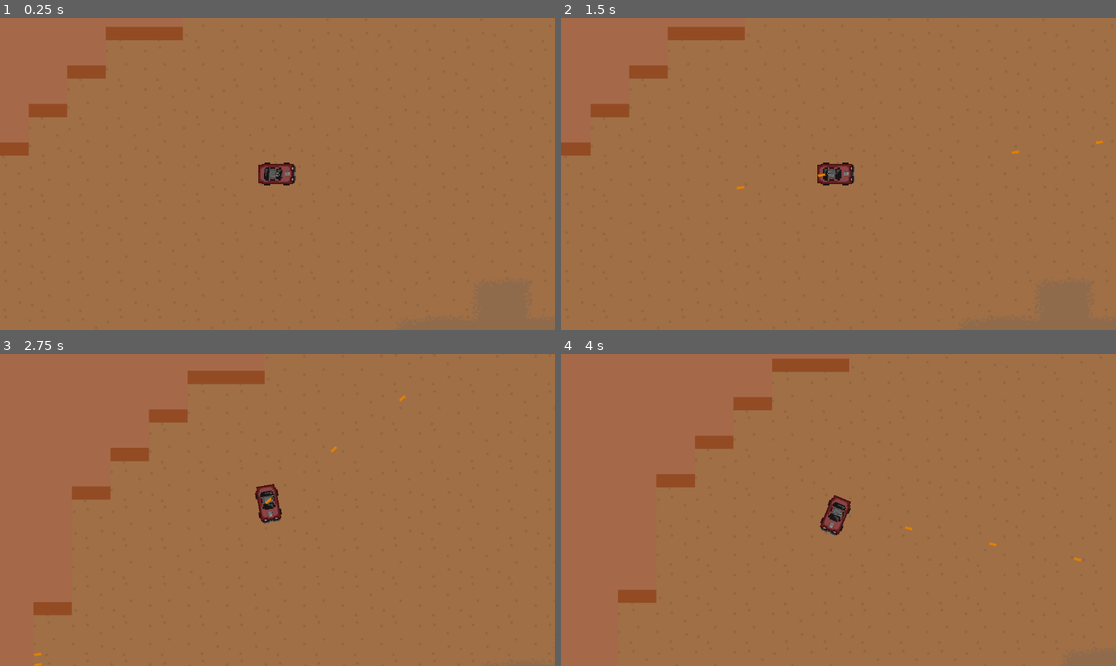
Above: before the commit, frames 1-4 (two rows, left to right).
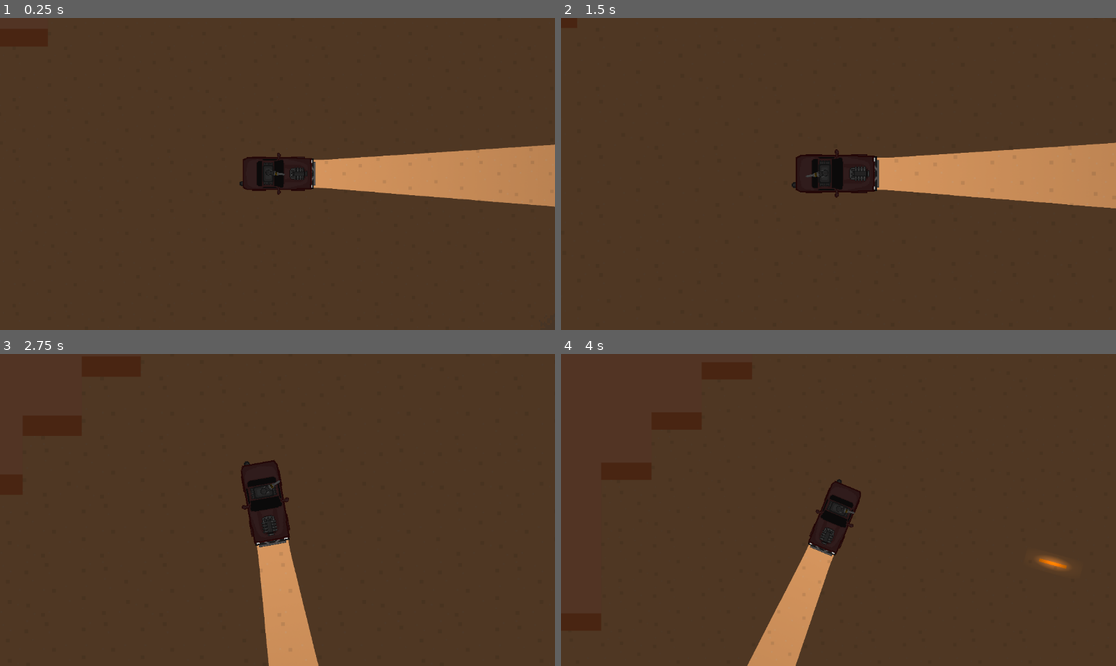
Above: after the commit, the same moments.

Repository: Luminescent-Cheese/untitled-car-game
Game: Godot game, scene res://test_scene.tscn
The game is run twice, just before and just after one commit, with the same random seed, the same clock (stepped at 60 frames per second) and the same inputs.
Inputs (mouse positions are in pixels of both pictures, inside the frame that each line leads up to):
- Up to frame 1 (0.25 s): no input
- Up to frame 2 (1.5 s): move the mouse to (960, 158) at 0.52 s; press the mouse at (960, 158) at 0.53 s; hold D (right) 0.53-1.28 s; move the mouse to (727, 189) at 1.27 s; release the mouse at (727, 189) at 1.28 s; hold S (reverse) from 1.28 s (still down); click (727, 189) at 1.35 s
- Up to frame 3 (2.75 s): move the mouse to (333, 441) at 2.02 s; release S (reverse) at 2.03 s; press the mouse at (333, 441) at 2.03 s; hold D (right) from 2.03 s (still down)
- Up to frame 4 (4 s): move the mouse to (810, 572) at 2.77 s; release D (right) at 2.78 s; release the mouse at (810, 572) at 2.78 s; hold W (accelerate) 2.78-3.53 s; click (810, 572) at 2.85 s; move the mouse to (1005, 556) at 3.52 s; press the mouse at (1005, 556) at 3.53 s; hold A (left) from 3.53 s (still down)

The runs differ from the first frame. In frame 1, 100% of the frame differs, in the area x 0-100%, y 0-100%; in frame 2, 100%; in frame 3, 100%; in frame 4, 100%.

Commit message:
Improved car graphics, headlight, various lights

Diff:
--- a/Car/DriveController.gd
+++ b/Car/DriveController.gd
@@ -4,8 +4,11 @@
 @export var acceleration: int = 10
 @export var friction: int = 5
 
+@onready var playerCamera = $playerCamera
+
 #speed that vechicle turns at different speeds
 @export var steeringCurve: Curve
+@export var cameraScale: Curve
 
 var goalRotation = 0
 @export var currentSpeed: int = 0
@@ -13,9 +16,10 @@
 
 var frontCollision = false
 
-func _ready() -> void:
-	pass
 func _physics_process(delta: float) -> void:
+	#current Camera Zoom
+	var cameraTween = get_tree().create_tween()
+	cameraTween.tween_property(playerCamera,"zoom",Vector2(1,1) * cameraScale.sample_baked(currentSpeed), .5)
 	#handles Rotation
 	if Input.is_action_pressed("left"):
 		if abs(currentSpeed) > 0:
--- /dev/null
+++ b/Car/cameraScale.tres
@@ -0,0 +1,6 @@
+[gd_resource type="Curve" format=3 uid="uid://byc3adyh7rdcs"]
+
+[resource]
+_limits = [0.0, 1.0, 0.0, 1500.0]
+_data = [Vector2(0, 0.766607), 0.0, 0.0, 0, 0, Vector2(363.529, 0.509874), 0.0, 0.0, 0, 0, Vector2(1500, 0.422352), 0.0, 0.0, 0, 0]
+point_count = 3
--- a/Car/car.tscn
+++ b/Car/car.tscn
@@ -1,37 +1,39 @@
-[gd_scene load_steps=9 format=3 uid="uid://df354sfjqje18"]
+[gd_scene load_steps=11 format=3 uid="uid://df354sfjqje18"]
 
 [ext_resource type="Script" uid="uid://c7nyf8jvr5it0" path="res://Car/DriveController.gd" id="1_uoj53"]
 [ext_resource type="Curve" uid="uid://d0cwecvo8kkaa" path="res://Car/steering curve.tres" id="2_06lh1"]
-[ext_resource type="Texture2D" uid="uid://bj7fbixt561cp" path="res://Car/NewCar.png" id="2_uoj53"]
 [ext_resource type="Script" uid="uid://n8mpng4n1e4s" path="res://Car/tire_skid.gd" id="3_k61xc"]
+[ext_resource type="Curve" uid="uid://byc3adyh7rdcs" path="res://Car/cameraScale.tres" id="3_kky2y"]
+[ext_resource type="Texture2D" uid="uid://cosmr0jvp5fch" path="res://Car/NewCar (3) (1).png" id="4_6w75b"]
 [ext_resource type="PackedScene" uid="uid://eyteytkq2ruo" path="res://Gun/roof_gun.tscn" id="5_pvss3"]
+[ext_resource type="Texture2D" uid="uid://dc7id4jjyxrl8" path="res://Car/gradientTriangleLight.png" id="7_6w75b"]
 
 [sub_resource type="CapsuleShape2D" id="CapsuleShape2D_k61xc"]
-radius = 42.0
-height = 162.0
+radius = 52.0
+height = 220.0
 
 [sub_resource type="Gradient" id="Gradient_k61xc"]
 colors = PackedColorArray(1, 1, 1, 0, 0, 0, 0, 1)
 
 [sub_resource type="RectangleShape2D" id="RectangleShape2D_06lh1"]
-size = Vector2(20, 84)
+size = Vector2(23, 99)
 
 [node name="Car" type="CharacterBody2D"]
 collision_mask = 3
 script = ExtResource("1_uoj53")
 steeringCurve = ExtResource("2_06lh1")
+cameraScale = ExtResource("3_kky2y")
 
-[node name="Sprite2D" type="Sprite2D" parent="."]
+[node name="playerCarSprite" type="Sprite2D" parent="."]
 texture_filter = 1
-position = Vector2(0, -2.5)
 rotation = 1.5708
-texture = ExtResource("2_uoj53")
+texture = ExtResource("4_6w75b")
 
 [node name="CollisionShape2D" type="CollisionShape2D" parent="."]
 rotation = 1.5708
 shape = SubResource("CapsuleShape2D_k61xc")
 
-[node name="Camera2D" type="Camera2D" parent="."]
+[node name="playerCamera" type="Camera2D" parent="."]
 zoom = Vector2(0.5, 0.5)
 position_smoothing_enabled = true
 
@@ -40,45 +42,57 @@
 
 [node name="tireSkid" type="Node2D" parent="skidLines"]
 z_index = 2
-position = Vector2(0, -2)
+position = Vector2(26, 3)
 script = ExtResource("3_k61xc")
 
 [node name="Line2D" type="Line2D" parent="skidLines/tireSkid"]
+width = 12.0
 gradient = SubResource("Gradient_k61xc")
 
 [node name="tireSkid2" type="Node2D" parent="skidLines"]
 z_index = 2
-position = Vector2(0, -87)
+position = Vector2(26, -95)
 script = ExtResource("3_k61xc")
 
 [node name="Line2D" type="Line2D" parent="skidLines/tireSkid2"]
+width = 12.0
 gradient = SubResource("Gradient_k61xc")
 
 [node name="tireSkid3" type="Node2D" parent="skidLines"]
 z_index = 2
-position = Vector2(-81, -87)
+position = Vector2(-98, -94)
 script = ExtResource("3_k61xc")
 
 [node name="Line2D" type="Line2D" parent="skidLines/tireSkid3"]
+width = 12.0
 gradient = SubResource("Gradient_k61xc")
 
 [node name="tireSkid4" type="Node2D" parent="skidLines"]
 z_index = 2
-position = Vector2(-81, -3)
+position = Vector2(-96, 4)
 script = ExtResource("3_k61xc")
 
 [node name="Line2D" type="Line2D" parent="skidLines/tireSkid4"]
+width = 12.0
 gradient = SubResource("Gradient_k61xc")
 
 [node name="frontCollision" type="Area2D" parent="."]
+position = Vector2(42, -8)
 collision_layer = 0
 collision_mask = 2
 
 [node name="CollisionShape2D" type="CollisionShape2D" parent="frontCollision"]
-position = Vector2(70, 0)
+position = Vector2(71.5, 4.5)
 shape = SubResource("RectangleShape2D_06lh1")
 
 [node name="RoofGun" parent="." instance=ExtResource("5_pvss3")]
+position = Vector2(-29, 0)
+
+[node name="HeadLights" type="PointLight2D" parent="."]
+position = Vector2(1979, 29)
+rotation = 1.5708
+scale = Vector2(0.653149, 3.66049)
+texture = ExtResource("7_6w75b")
 
 [connection signal="body_entered" from="frontCollision" to="." method="_on_front_collision_body_entered"]
 [connection signal="body_exited" from="frontCollision" to="." method="_on_front_collision_body_exited"]
--- a/Gun/roof_gun.tscn
+++ b/Gun/roof_gun.tscn
@@ -1,19 +1,19 @@
 [gd_scene load_steps=19 format=3 uid="uid://eyteytkq2ruo"]
 
-[ext_resource type="Texture2D" uid="uid://b2r0n6a37r7sy" path="res://Gun/NewCar GunPlateform.png" id="1_4gs73"]
-[ext_resource type="Texture2D" uid="uid://cimiwuvyq4ygi" path="res://Gun/NewCar GunBarrel.png" id="2_f23c4"]
+[ext_resource type="Texture2D" uid="uid://c48l4oc1bp253" path="res://Gun/Basic Car Gun.png" id="1_f23c4"]
 [ext_resource type="Script" uid="uid://dd1wh25t6up83" path="res://Gun/roof_gun_turret.gd" id="2_n4x0o"]
-[ext_resource type="Texture2D" uid="uid://btbfj5ijpuhkp" path="res://Gun/NewCar GunTurretBase.png" id="3_n4x0o"]
-
-[sub_resource type="AtlasTexture" id="AtlasTexture_sumad"]
-atlas = ExtResource("1_4gs73")
-region = Rect2(0, 0, 160, 160)
+[ext_resource type="Texture2D" uid="uid://bn5ch0tti3nyo" path="res://Gun/Basic Car Gun (2).png" id="3_n4x0o"]
+[ext_resource type="Texture2D" uid="uid://dwdxu7e8mce6h" path="res://Gun/Basic Car Gun (1).png" id="4_sumad"]
+
+[sub_resource type="AtlasTexture" id="AtlasTexture_ua8ps"]
+atlas = ExtResource("1_f23c4")
+region = Rect2(0, 0, 256, 256)
 
 [sub_resource type="SpriteFrames" id="SpriteFrames_ua8ps"]
 animations = [{
 "frames": [{
 "duration": 1.0,
-"texture": SubResource("AtlasTexture_sumad")
+"texture": SubResource("AtlasTexture_ua8ps")
 }],
 "loop": true,
 "name": &"basic_plateform",
@@ -21,8 +21,8 @@
 }]
 
 [sub_resource type="AtlasTexture" id="AtlasTexture_psoqe"]
-atlas = ExtResource("2_f23c4")
-region = Rect2(0, 0, 160, 160)
+atlas = ExtResource("3_n4x0o")
+region = Rect2(0, 0, 256, 256)
 
 [sub_resource type="SpriteFrames" id="SpriteFrames_7uja0"]
 animations = [{
@@ -53,15 +53,15 @@
 fill = 1
 fill_from = Vector2(0.504274, 0.5)
 
-[sub_resource type="AtlasTexture" id="AtlasTexture_nth1s"]
-atlas = ExtResource("3_n4x0o")
-region = Rect2(0, 0, 160, 160)
+[sub_resource type="AtlasTexture" id="AtlasTexture_7uja0"]
+atlas = ExtResource("4_sumad")
+region = Rect2(0, 0, 256, 256)
 
 [sub_resource type="SpriteFrames" id="SpriteFrames_3v2yb"]
 animations = [{
 "frames": [{
 "duration": 1.0,
-"texture": SubResource("AtlasTexture_nth1s")
+"texture": SubResource("AtlasTexture_7uja0")
 }],
 "loop": true,
 "name": &"basic_body",
@@ -83,7 +83,7 @@
 "times": PackedFloat32Array(0),
 "transitions": PackedFloat32Array(1),
 "update": 0,
-"values": [Vector2(-1, 0)]
+"values": [Vector2(32, 0)]
 }
 tracks/1/type = "value"
 tracks/1/imported = false
@@ -95,7 +95,7 @@
 "times": PackedFloat32Array(0),
 "transitions": PackedFloat32Array(1),
 "update": 0,
-"values": [Vector2(0, 0)]
+"values": [Vector2(30, 0)]
 }
 tracks/2/type = "value"
 tracks/2/imported = false
@@ -135,7 +135,7 @@
 "times": PackedFloat32Array(0, 0.05),
 "transitions": PackedFloat32Array(1, 1),
 "update": 0,
-"values": [Vector2(-1, 0), Vector2(-2, 0)]
+"values": [Vector2(32, 0), Vector2(30, 0)]
 }
 tracks/1/type = "value"
 tracks/1/imported = false
@@ -147,7 +147,7 @@
 "times": PackedFloat32Array(0, 0.0333333, 0.1),
 "transitions": PackedFloat32Array(1, 1, 1),
 "update": 0,
-"values": [Vector2(0, 0), Vector2(-5, 0), Vector2(0, 0)]
+"values": [Vector2(30, 0), Vector2(28, 0), Vector2(30, 0)]
 }
 tracks/2/type = "value"
 tracks/2/imported = false
@@ -198,19 +198,20 @@
 
 [node name="GunPlateform" type="AnimatedSprite2D" parent="."]
 texture_filter = 1
-position = Vector2(0, -2.5)
+position = Vector2(29, 0)
 rotation = 1.5708
 sprite_frames = SubResource("SpriteFrames_ua8ps")
 animation = &"basic_plateform"
 
 [node name="RotatingTurret" type="CharacterBody2D" parent="."]
-position = Vector2(-14, -2.5)
+position = Vector2(0, -3)
 collision_layer = 8
 collision_mask = 0
 script = ExtResource("2_n4x0o")
 
 [node name="Barrel" type="AnimatedSprite2D" parent="RotatingTurret"]
 texture_filter = 1
+position = Vector2(30, 0)
 rotation = 1.5708
 sprite_frames = SubResource("SpriteFrames_7uja0")
 animation = &"basic_barrel"
@@ -240,13 +241,12 @@
 
 [node name="TurretBody" type="AnimatedSprite2D" parent="RotatingTurret"]
 texture_filter = 1
-position = Vector2(-1, 0)
+position = Vector2(32, 0)
 rotation = 1.5708
 sprite_frames = SubResource("SpriteFrames_3v2yb")
 animation = &"basic_body"
 
 [node name="CollisionShape2D" type="CollisionShape2D" parent="RotatingTurret"]
-position = Vector2(-5, 2.5)
 shape = SubResource("CircleShape2D_f23c4")
 
 [node name="TurretAnimationPlayer" type="AnimationPlayer" parent="."]
--- a/bullets/bullets.gd
+++ b/bullets/bullets.gd
@@ -2,11 +2,12 @@
 
 @export var direction: Vector2
 
-const SPEED = 3000
+const SPEED = 7000
 
 func _ready() -> void:
 	look_at(get_global_mouse_position())
 	direction = Vector2.from_angle(rotation)
+	visible = false
 func _physics_process(delta: float) -> void:
 	velocity = direction * SPEED
 	move_and_slide()
@@ -14,3 +15,6 @@
 
 func _on_bullet_active_time_timeout() -> void:
 	queue_free()
+
+func _on_seen_in_timer_timeout() -> void:
+	visible = true
--- a/bullets/bullets.tscn
+++ b/bullets/bullets.tscn
@@ -1,11 +1,20 @@
-[gd_scene load_steps=4 format=3 uid="uid://bbrtvg3qhxf7a"]
+[gd_scene load_steps=6 format=3 uid="uid://bbrtvg3qhxf7a"]
 
 [ext_resource type="Script" uid="uid://85rrqh4issyn" path="res://bullets/bullets.gd" id="1_imifd"]
 [ext_resource type="Texture2D" uid="uid://bbey6bp0qk4bx" path="res://bullets/basic bullet.png" id="1_yd185"]
 
 [sub_resource type="CapsuleShape2D" id="CapsuleShape2D_imifd"]
 radius = 6.0
-height = 36.0
+height = 140.0
+
+[sub_resource type="Gradient" id="Gradient_imifd"]
+offsets = PackedFloat32Array(0, 0.514825, 1)
+colors = PackedColorArray(1, 1, 1, 1, 0.0889488, 0.0889488, 0.0889488, 1, 0, 0, 0, 1)
+
+[sub_resource type="GradientTexture2D" id="GradientTexture2D_bhot2"]
+gradient = SubResource("Gradient_imifd")
+fill = 1
+fill_from = Vector2(0.491453, 0.478632)
 
 [node name="Bullets" type="CharacterBody2D"]
 collision_layer = 4
@@ -14,16 +23,28 @@
 
 [node name="Sprite2D" type="Sprite2D" parent="."]
 texture_filter = 1
-position = Vector2(-15, 0)
+position = Vector2(-47, 3.63798e-12)
 rotation = 1.5708
+scale = Vector2(1, 3)
 texture = ExtResource("1_yd185")
 
 [node name="CollisionShape2D" type="CollisionShape2D" parent="."]
 rotation = 1.5708
 shape = SubResource("CapsuleShape2D_imifd")
 
+[node name="PointLight2D" type="PointLight2D" parent="."]
+scale = Vector2(2.92187, 1)
+color = Color(0.796048, 0.614578, 0.241252, 1)
+texture = SubResource("GradientTexture2D_bhot2")
+
 [node name="bulletActiveTime" type="Timer" parent="."]
 wait_time = 3.0
 autostart = true
 
+[node name="SeenInTimer" type="Timer" parent="."]
+wait_time = 0.03
+one_shot = true
+autostart = true
+
 [connection signal="timeout" from="bulletActiveTime" to="." method="_on_bullet_active_time_timeout"]
+[connection signal="timeout" from="SeenInTimer" to="." method="_on_seen_in_timer_timeout"]
--- a/project.godot
+++ b/project.godot
@@ -53,3 +53,8 @@
 2d_physics/layer_2="walls"
 2d_physics/layer_3="playerBullets"
 2d_physics/layer_4="carTurret"
+
+[rendering]
+
+renderer/rendering_method="gl_compatibility"
+renderer/rendering_method.mobile="gl_compatibility"
--- a/test_scene.tscn
+++ b/test_scene.tscn
@@ -11,3 +11,6 @@
 
 [node name="Car" parent="." instance=ExtResource("1_uhqqe")]
 position = Vector2(610, 309)
+
+[node name="CanvasModulate" type="CanvasModulate" parent="."]
+color = Color(0.497474, 0.497474, 0.497474, 1)
Binary file added: Car/NewCar (3) (1).png
Not shown, added: Car/NewCar (3) (1).png.import
Binary file removed: Car/NewCar.png
Binary file added: Car/gradientTriangleLight.png
Not shown, added: Car/gradientTriangleLight.png.import
Binary file added: Car/light (2).png
Not shown, added: Car/light (2).png.import
Binary file added: Gun/Basic Car Gun (1).png
Not shown, added: Gun/Basic Car Gun (1).png.import
Binary file added: Gun/Basic Car Gun (2).png
Not shown, changed: Gun/Basic Car Gun (2).png.import
Binary file added: Gun/Basic Car Gun.png
(and 2 more such lines)
